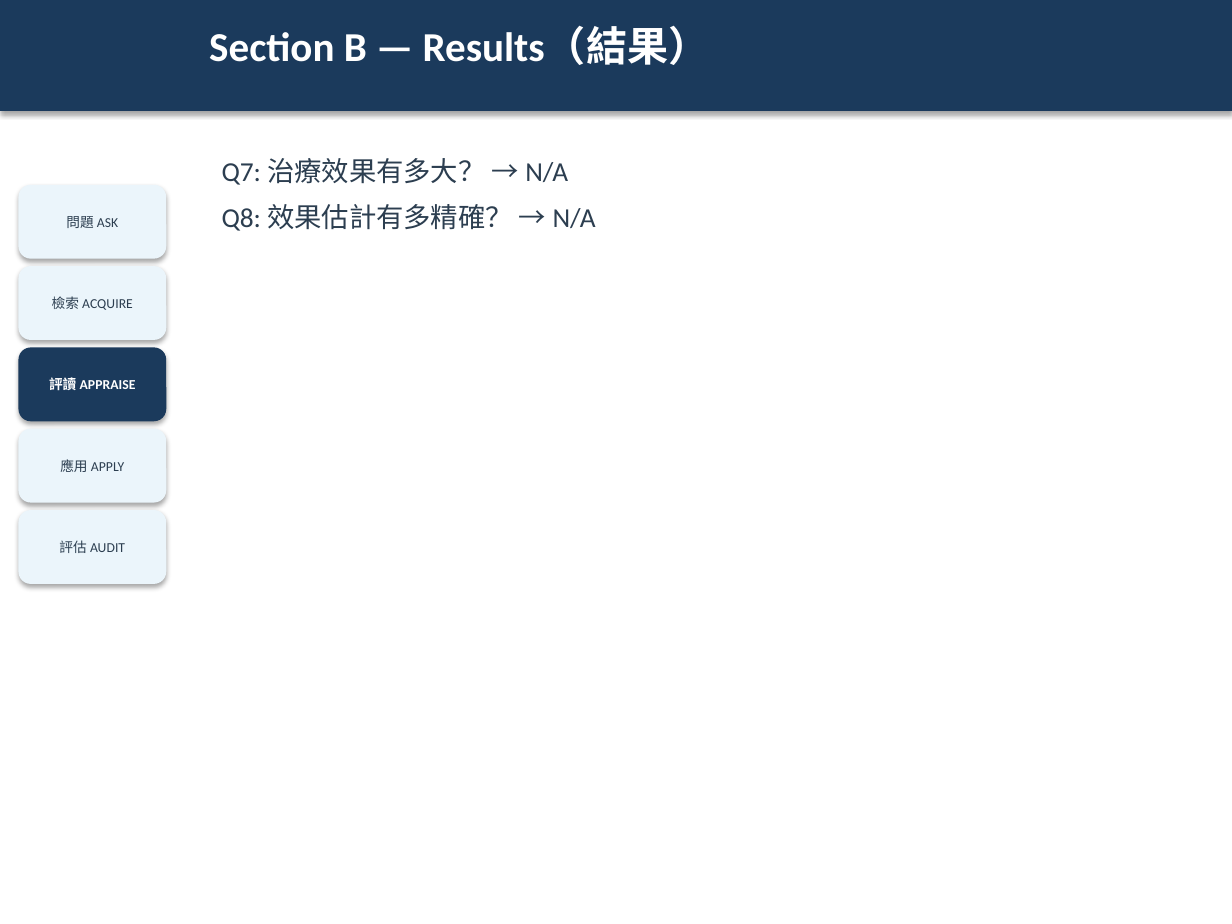
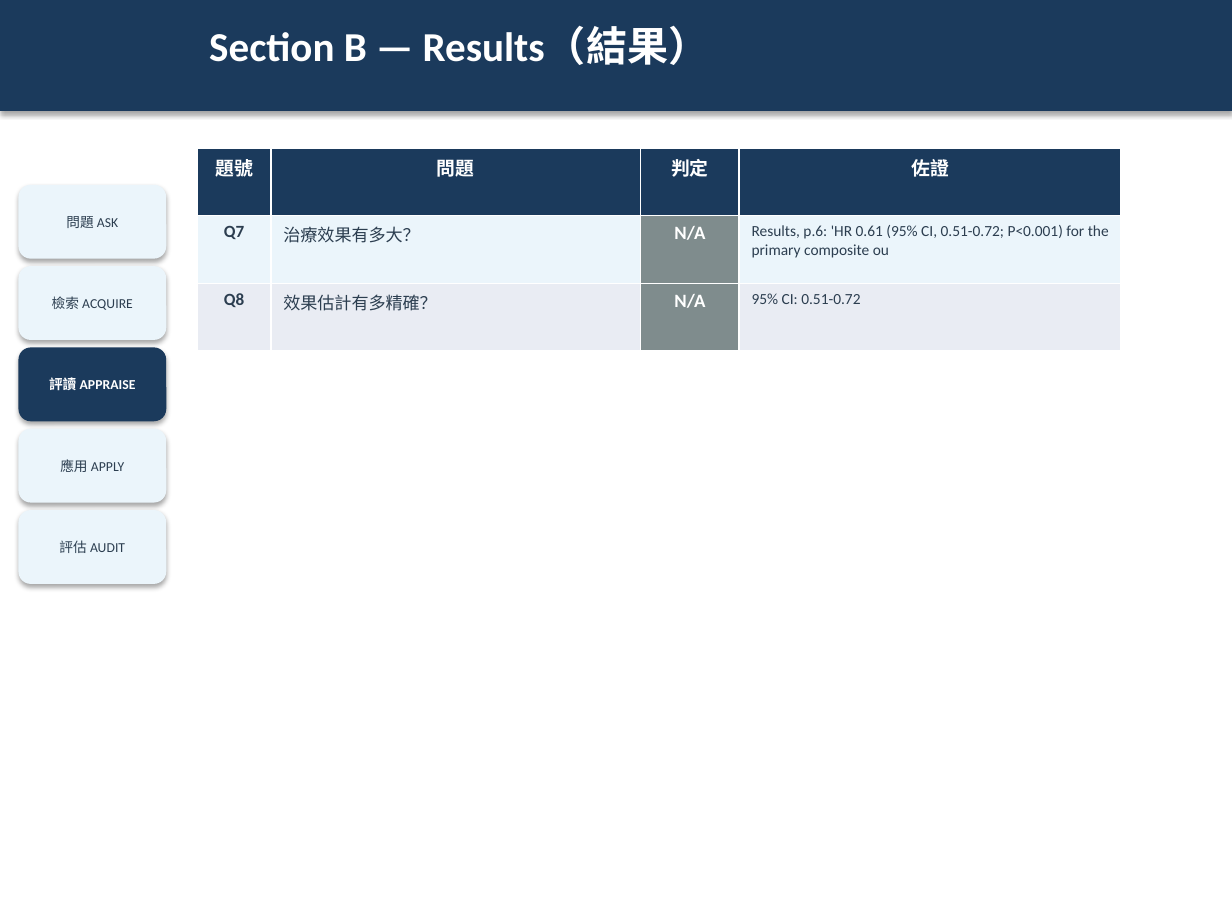
Before and after one commit to platypus31/ebm-report-pipeline, a slide deck: slide 26 of projects/example-sglt2i-ckd/06_slides/ebm-report.pptx (slide 13 before the commit). Drawn at 1232x924 pixels with LibreOffice and Linux fonts; fonts in the diff are those of the drawing. Boxes give left, top, right and bottom in pixels: in the first picture for what was removed or moved away, otherwise in the second. Text is boxed around its words. In the diff, an @@ line names an element or a change of style, - is before the commit and + after.

```diff
--- a/projects/example-sglt2i-ckd/06_slides/ebm-report.pptx
+++ b/projects/example-sglt2i-ckd/06_slides/ebm-report.pptx
@@ table added at <box>197,148,1121,351</box>, 3 rows, 4 columns @@
+題號 | 問題 | 判定 | 佐證
+Q7 | 治療效果有多大？ | N/A | Results, p.6: 'HR 0.61 (95% CI, 0.51-0.72; P<0.001) for the primary composite ou
+Q8 | 效果估計有多精確？ | N/A | 95% CI: 0.51-0.72
@@ text removed at <box>222,158,596,231</box> @@
-Q7: 治療效果有多大？ → N/A
-Q8: 效果估計有多精確？ → N/A
```
Also in this commit, not shown: 13 other slides changed, 22 slides added, 3 other files.
